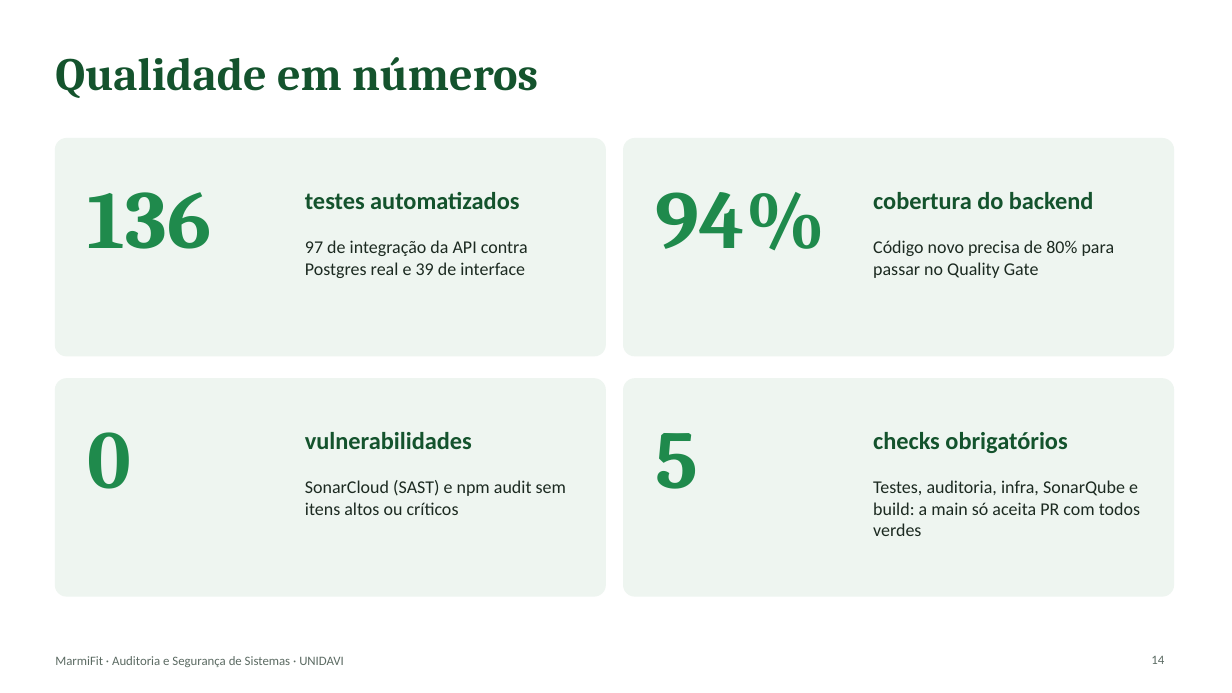
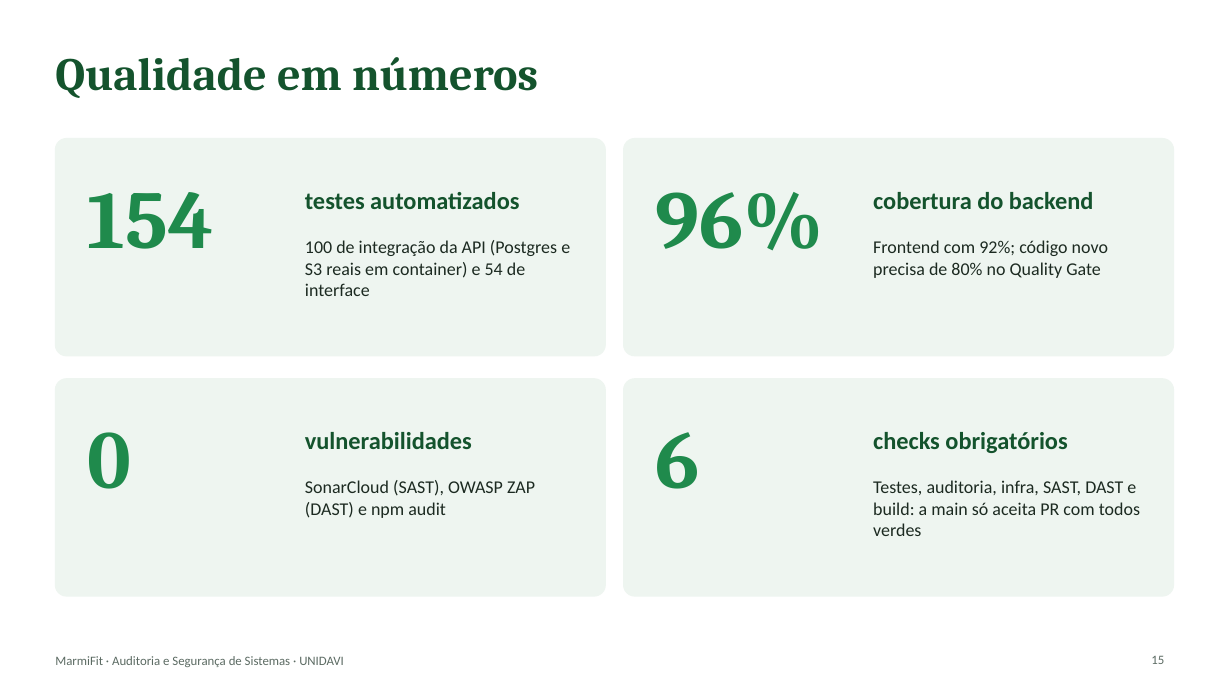
Before and after one commit to 1GustavoBorgonha1/aplicacao_tb_fnl_si, a slide deck: slide 15 of docs/apresentacao/MarmiFit-apresentacao.pptx (slide 14 before the commit). Drawn at 1232x693 pixels with LibreOffice and Linux fonts; fonts in the diff are those of the drawing. Boxes give left, top, right and bottom in pixels: in the first picture for what was removed or moved away, otherwise in the second. Text is boxed around its words. In the diff, an @@ line names an element or a change of style, - is before the commit and + after.

```diff
--- a/docs/apresentacao/MarmiFit-apresentacao.pptx
+++ b/docs/apresentacao/MarmiFit-apresentacao.pptx
@@ text at [88, 192, 214, 249]: text changed @@
-136
+154
@@ text at [656, 192, 824, 251]: text changed @@
-94%
+96%
@@ text at [305, 240, 570, 296]: text changed @@
-97 de integração da API contra Postgres real e 39 de interface
+100 de integração da API (Postgres e S3 reais em container) e 54 de interface
@@ text at [873, 240, 1108, 278]: text changed @@
-Código novo precisa de 80% para passar no Quality Gate
+Frontend com 92%; código novo precisa de 80% no Quality Gate
@@ text at [656, 432, 700, 489]: text changed @@
-5
+6
@@ text at [305, 480, 535, 518]: text changed @@
-SonarCloud (SAST) e npm audit sem itens altos ou críticos
+SonarCloud (SAST), OWASP ZAP (DAST) e npm audit
@@ text at [873, 480, 1140, 536]: text changed @@
-Testes, auditoria, infra, SonarQube e build: a main só aceita PR com todos verdes
+Testes, auditoria, infra, SAST, DAST e build: a main só aceita PR com todos verdes
@@ page number at [1151, 656, 1164, 664]: text changed @@
-14
+15
```
Also in this commit, not shown: 7 other slides changed, 1 slide added, 1 other file.
